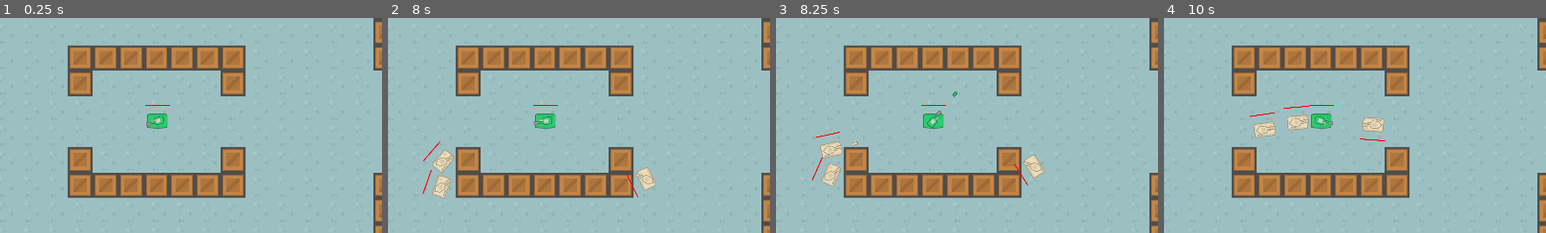
Above: before the commit, frames 1-4 (left to right).
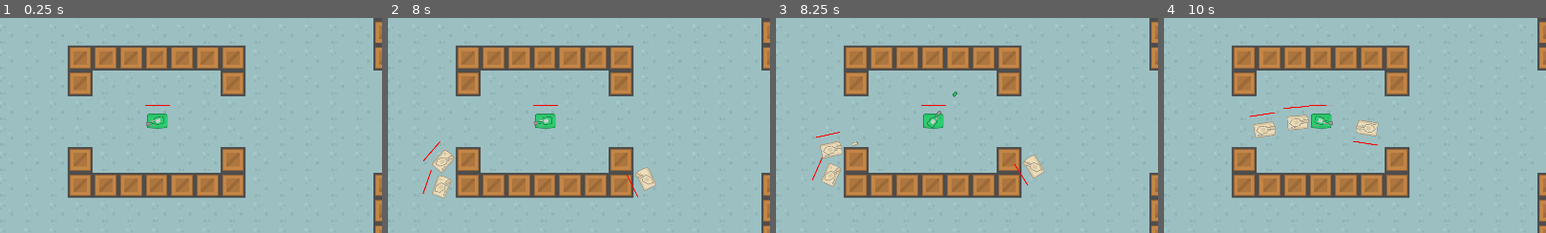
Above: after the commit, the same moments.

Repository: georgetruong/TankDefender
Game: Godot game, scene res://scenes/level_base.tscn
Two runs of this game, one before a commit and one after it. Both use one fixed random seed, a clock stepped at 60 frames per second and the inputs below.
Inputs (mouse positions are % of the whole screen's width and height, from its top left):
- Up to frame 1 (0.25 s): no input
- Up to frame 2 (8 s): tap Enter at 0.5 s; move the mouse to (72, 45) at 0.52 s; click (72, 45) at 0.67 s; tap Space at 1.25 s; move the mouse to (30, 55) at 1.27 s; click (30, 55) at 1.42 s; move the mouse to (60, 28) at 2.02 s; click (60, 28) at 2.17 s; move the mouse to (45, 70) at 2.77 s; click (45, 70) at 2.92 s; move the mouse to (80, 65) at 3.52 s; click (80, 65) at 3.67 s; move the mouse to (20, 35) at 4.27 s; click (20, 35) at 4.42 s; move the mouse to (55, 50) at 5.02 s; click (55, 50) at 5.17 s; move the mouse to (35, 25) at 5.77 s; click (35, 25) at 5.92 s; move the mouse to (72, 45) at 6.52 s; click (72, 45) at 6.67 s; move the mouse to (30, 55) at 7.27 s; click (30, 55) at 7.42 s
- Up to frame 3 (8.25 s): move the mouse to (60, 28) at 8.02 s; click (60, 28) at 8.17 s
- Up to frame 4 (10 s): move the mouse to (45, 70) at 8.77 s; click (45, 70) at 8.92 s; move the mouse to (80, 65) at 9.52 s; click (80, 65) at 9.67 s
The pictures show only the part of the screen within x 30-80%, y 26-76%; the shares and areas given below are measured in that part.

Frames 1-3 are identical in both runs. In frame 4, 0.5% of the frame differs, in the area x 42-58%, y 40-60%.

Commit message:
Fix projectile collision physics and edge cases

Diff:
--- a/scripts/enemy_unit.gd
+++ b/scripts/enemy_unit.gd
@@ -59,7 +59,7 @@
 	shell_inst.global_position = global_position + direction * 100
 	shell_inst.linear_velocity = direction * shell_inst.speed
 	shell_inst.rotation = direction.angle()
-	shell_inst.damage = 0
+	shell_inst.damage = 10
 
 	shell_inst.set_team_collision(team)
 	get_tree().root.add_child(shell_inst)
--- a/scripts/player.gd
+++ b/scripts/player.gd
@@ -94,7 +94,7 @@
 	shell_inst.global_position = global_position + direction * 100
 	shell_inst.linear_velocity = direction * shell_inst.speed
 	shell_inst.rotation = direction.angle()
-	shell_inst.damage = 0
+	shell_inst.damage = 50
 	shell_inst.set_team_collision(team)
 	shell_inst.set_collision_layer(Globals.PhysicsLayers["player_projectiles"])
 
--- a/scripts/projectile.gd
+++ b/scripts/projectile.gd
@@ -22,15 +22,15 @@
 	return area.get_parent().team != team
 
 func _on_hitbox_component_area_entered(area):
+	linear_velocity = Vector2.ZERO
 	if area is HitboxComponent and is_collision_with_enemy(area):
 		area.damage(damage)
 		queue_free()
-	elif area is HitboxComponent:
-		#print("projectile collision")
-		queue_free()
 
 func _on_body_entered(body:Node):
-	if body is TileMap:
+	# NOTE: Handles general object collisions. Damage is handled by HitboxComponent.
+	if (body is TileMap) or (body is Unit) or (body is Projectile):
+		linear_velocity = Vector2.ZERO
 		queue_free()
 
 func set_team_collision(team_type: Globals.Team):
